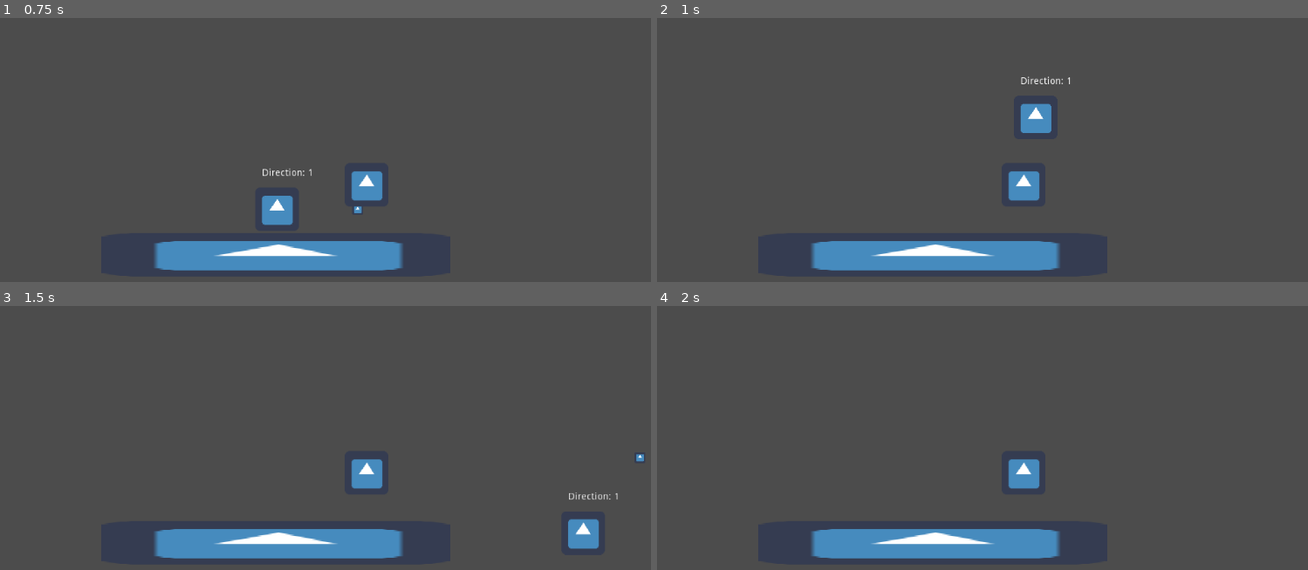
Above: before the commit, frames 1-4 (two rows, left to right).
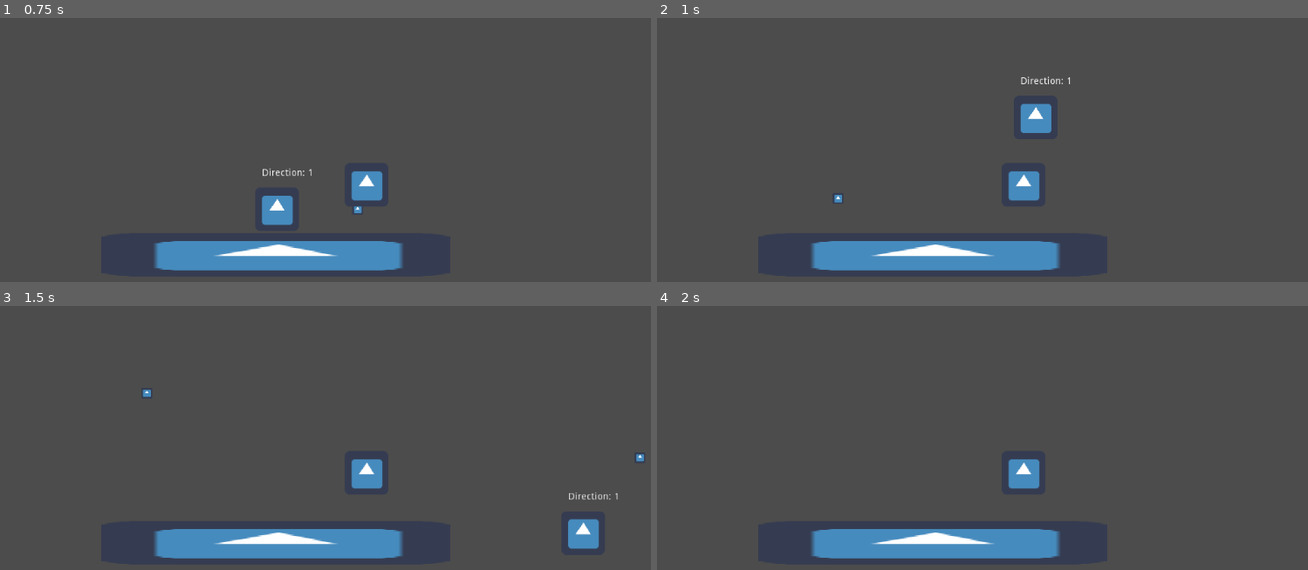
Above: after the commit, the same moments.

Repository: ValorZard/Climb-of-Destiny
Game: Godot game, scene res://Main.tscn
Same seed, same stepped clock (60 frames per second), same inputs: the game is played once before the commit and once after it. The engine's default icon, where the game draws it, is replaced by a stand-in: a white triangle on a blue panel in a dark square.
Inputs (mouse positions are in pixels of both pictures, inside the frame that each line leads up to):
- Up to frame 1 (0.75 s): move the mouse to (292, 245) at 0.52 s; press the mouse at (292, 245) at 0.53 s; hold D (walk_right) from 0.53 s (still down)
- Up to frame 2 (1 s): keep holding D (walk_right); tap Space (jump) at 0.77 s
- Up to frame 3 (1.5 s): keep holding D (walk_right); move the mouse to (533, 514) at 1.27 s; release the mouse at (533, 514) at 1.28 s; click (533, 514) at 1.35 s
- Up to frame 4 (2 s): keep holding D (walk_right); tap Space (jump) at 1.52 s

Frame 1 is identical in both runs. In frame 2, less than 0.1% of the frame differs, in the area x 27-29%, y 66-70%; in frame 3, less than 0.1%, in the area x 21-24%, y 31-35%; in frame 4, nothing differs.

Commit message:
made facing depend on mouse position

Diff:
--- a/Player/Player.gd
+++ b/Player/Player.gd
@@ -21,10 +21,12 @@
 	direction = 0
 	if Input.is_action_pressed("walk_right"):
 		direction += 1
-		facing_right = true
 	if Input.is_action_pressed("walk_left"):
 		direction -= 1
-		facing_right = false
+
+	# check if the facing direction is same as mouse
+	facing_right = get_viewport().get_mouse_position().x - self.position.x >= 0
+
 
 func set_horizontal_movement():
 	if direction != 0:
